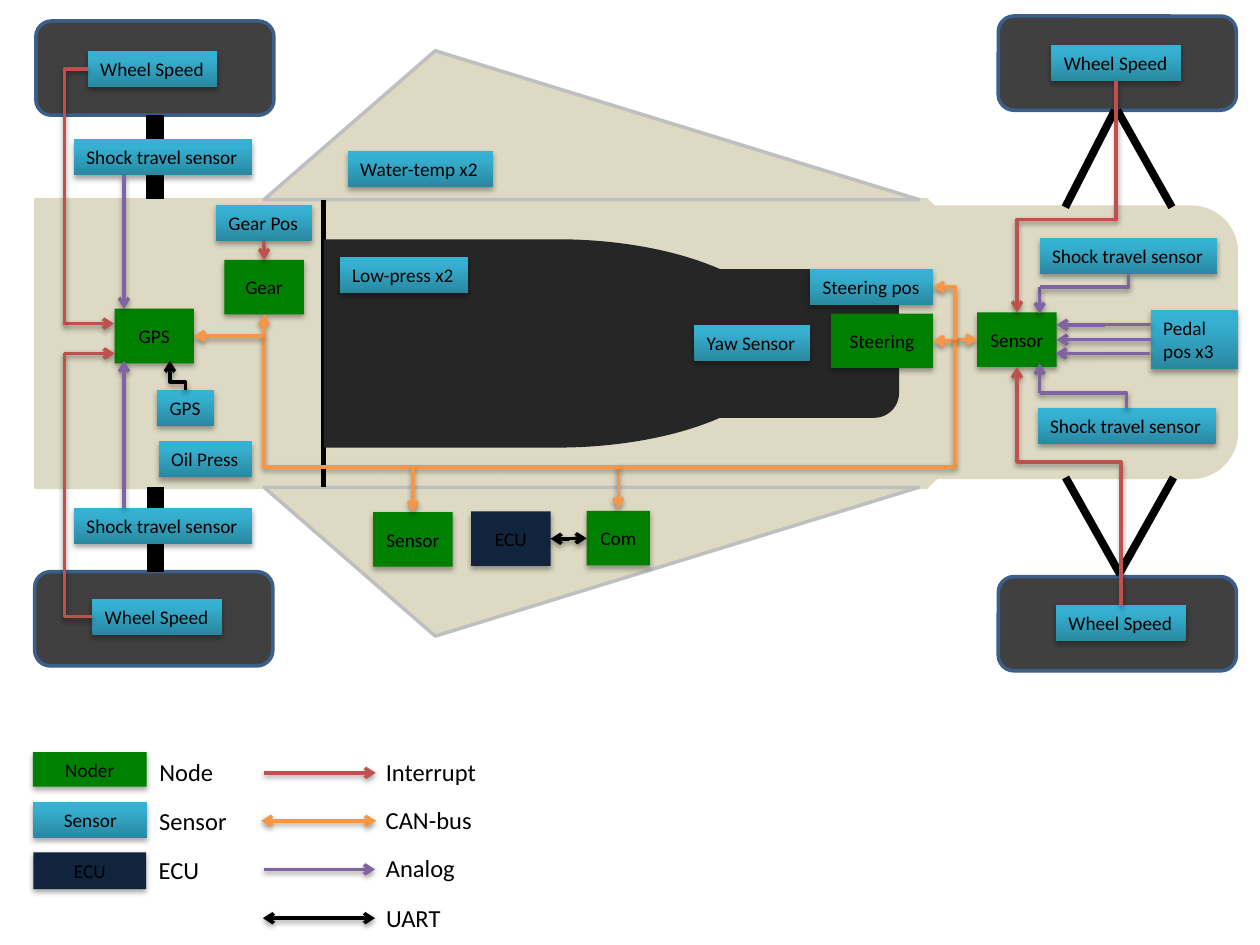
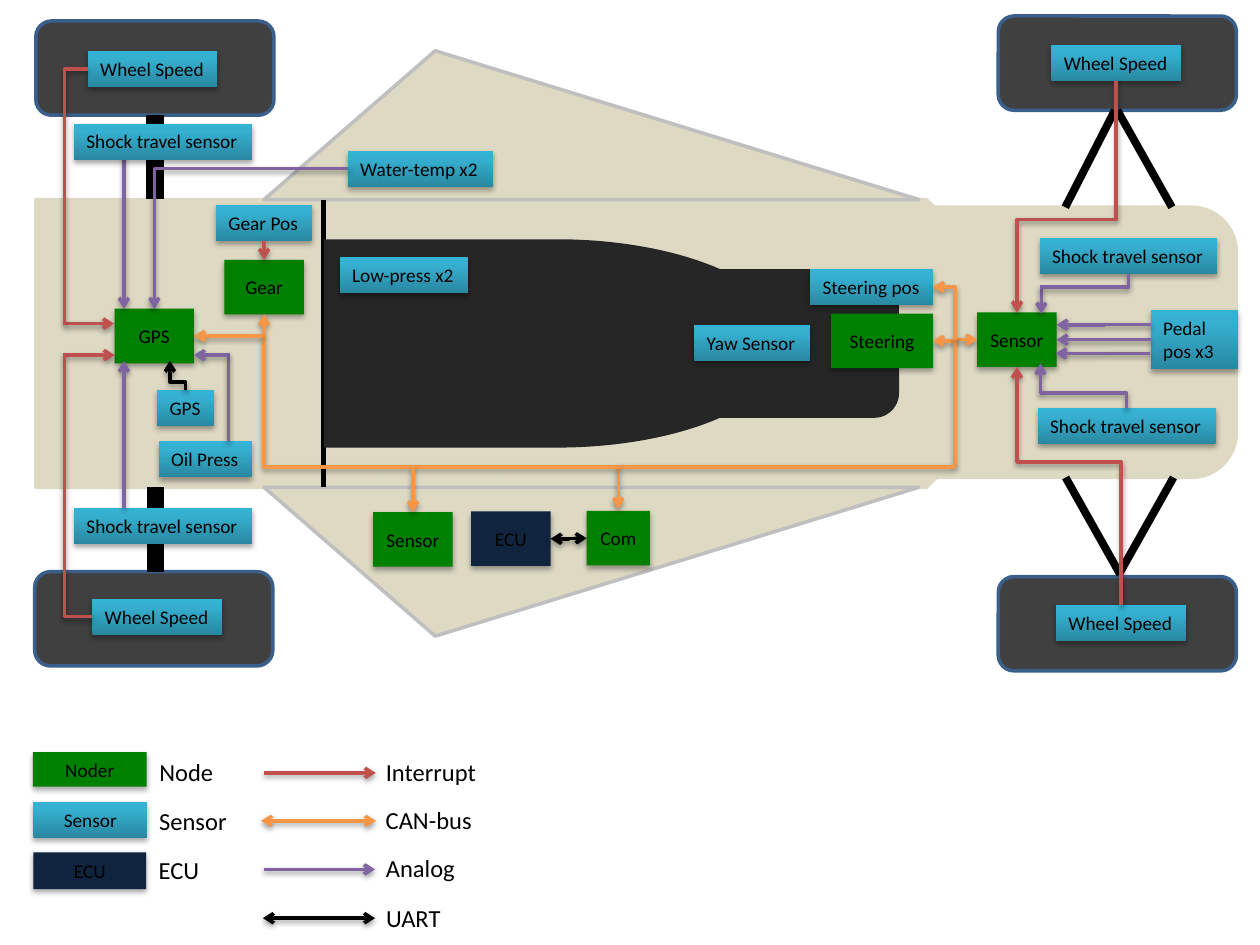
Before and after one commit to UnicornRaceEngineering/g5-pcb, a slide deck: slide 2 of eagle/oversigt/UCcarOverview.pptx. Drawn at 1260x945 pixels with LibreOffice and Linux fonts; fonts in the diff are those of the drawing. Boxes give left, top, right and bottom in pixels: in the first picture for what was removed or moved away, otherwise in the second. Text is boxed around its words. In the diff, an @@ line names an element or a change of style, - is before the commit and + after.

```diff
--- a/eagle/oversigt/UCcarOverview.pptx
+++ b/eagle/oversigt/UCcarOverview.pptx
@@ rectangle "Shock travel sensor": place and size @@
-rectangle "Shock travel sensor" at box(74, 140, 252, 176)
+rectangle "Shock travel sensor" at box(74, 123, 252, 160)
@@ arrow moved from (123, 175) - (123, 309) to (123, 150) - (123, 309) @@
@@ elbow arrow added from (348, 169) to (155, 309), #8064A2 2 pt @@
@@ arrow added from (228, 355) to (194, 355), #8064A2 2 pt @@
@@ line added from (228, 441) to (228, 354), #8064A2 2 pt @@
```
Also in this commit, not shown: 1 other file.
